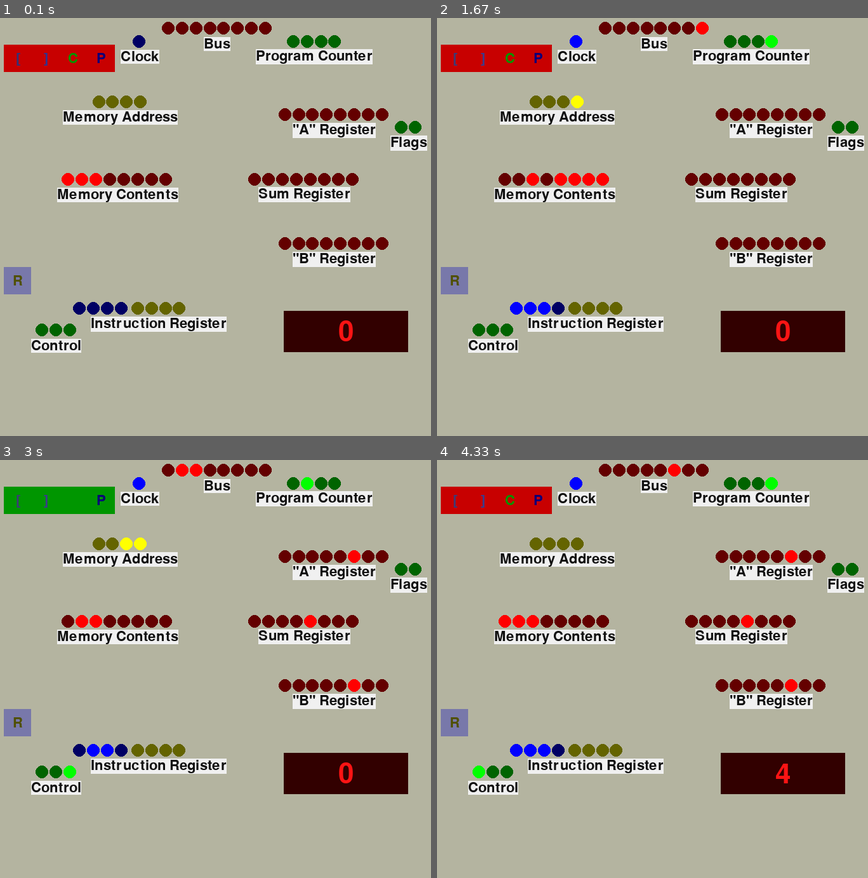
Above: before the commit, frames 1-4 (two rows, left to right).
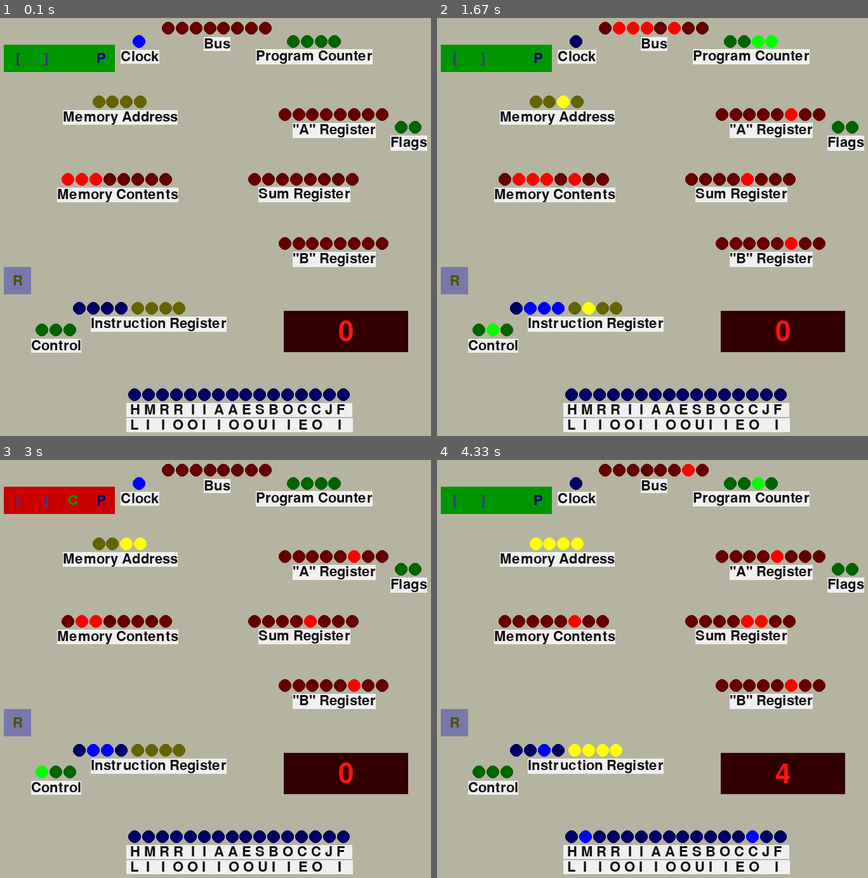
Above: after the commit, the same moments.

Repository: beauxq/be8bbbce
Game: pygame game, started from visual.py
Same seed, same stepped clock (60 frames per second), same inputs: the game is played once before the commit and once after it.
Inputs:
- Up to frame 1 (0.1 s): no input
- Up to frame 2 (1.67 s): tap R at 0.33 s; tap  at 0.67 s; tap Space at 1, 1.4 s
- Up to frame 3 (3 s): tap Space at 1.7, 1.9, 2.23, 2.53, 2.73 s
- Up to frame 4 (4.33 s): tap Space at 3.03, 3.3, 3.63, 3.93, 4.07 s

The runs differ from the first frame. In frame 1, 6.3% of the frame differs, in the area x 0-82%, y 4-100%; in frame 2, 7.6%; in frame 3, 6.5%; in frame 4, 7.8%, in the area x 0-84%, y 0-100%.

Commit message:
visualize control signals

Diff:
--- /dev/null
+++ b/visualcomponents/signalwatcher.py
@@ -0,0 +1,37 @@
+from components.receiver import Receiver
+from components.signals import Signals
+
+signal_to_bit = {
+    Signals.HALT: 1 << 15,
+    Signals.MAR_IN: 1 << 14,
+    Signals.RAM_IN: 1 << 13,
+    Signals.RAM_OUT: 1 << 12,
+    Signals.INSTR_OUT: 1 << 11,
+    Signals.INSTR_IN: 1 << 10,
+    Signals.REG_A_IN: 1 << 9,
+    Signals.REG_A_OUT: 1 << 8,
+    Signals.ALU_OUT: 1 << 7,
+    Signals.SUBTRACT: 1 << 6,
+    Signals.REG_B_IN: 1 << 5,
+    Signals.OUTPUT_IN: 1 << 4,
+    Signals.COUNTER_INCREMENT: 1 << 3,
+    Signals.COUNTER_OUT: 1 << 2,
+    Signals.COUNTER_IN: 1 << 1,
+    Signals.FLAGS_IN: 1 << 0
+}
+
+
+class SignalWatcher(Receiver):
+    def __init__(self, signals: Signals):
+        signals.listen(self)
+        self.value = 0
+
+    def receive_signal(self, code: str, value: int):
+        if code in signal_to_bit:
+            bit = signal_to_bit[code]
+            if value:
+                self.value |= bit
+            else:  # signal off
+                self.value &= (bit ^ 0b1111111111111111)
+        elif code == Signals.RESET:
+            self.value = 0
--- a/visualcomponents/visualmain.py
+++ b/visualcomponents/visualmain.py
@@ -2,6 +2,7 @@
 from components.register import Register
 from visualcomponents.ramreader import RamReader
 from visualcomponents.irreader import IRReader
+from visualcomponents.signalwatcher import SignalWatcher
 import pygame
 from typing import Tuple
 
@@ -15,7 +16,8 @@
         self.running = False
         self.ram_reader = RamReader(computer.ram)
         self.i_r_reader = IRReader(computer.ir)
-        self.paused = True
+        self.sw = SignalWatcher(computer.signals)
+        self.paused = False
         self.fps = 20
 
         self.load_fonts()
@@ -110,6 +112,12 @@
                         .76, .4, (1, 0, 0), "Sum Register")
         self.draw_value(self.computer.reg_b, bit_count,
                         .85, .55, (1, 0, 0), '"B" Register')
+        self.draw_value(self.sw, 0,
+                        .55, .935, (1, 1, .8),
+                         " L  I   I  O O I   I  O O U I   I  E O    I   ")
+        self.draw_value(self.sw, 16,
+                        .6, .9, (0, 0, 1),
+                        " H M R R  I  I  A A E S B O C C J F  ")
 
         # controls
         # clock stuff
